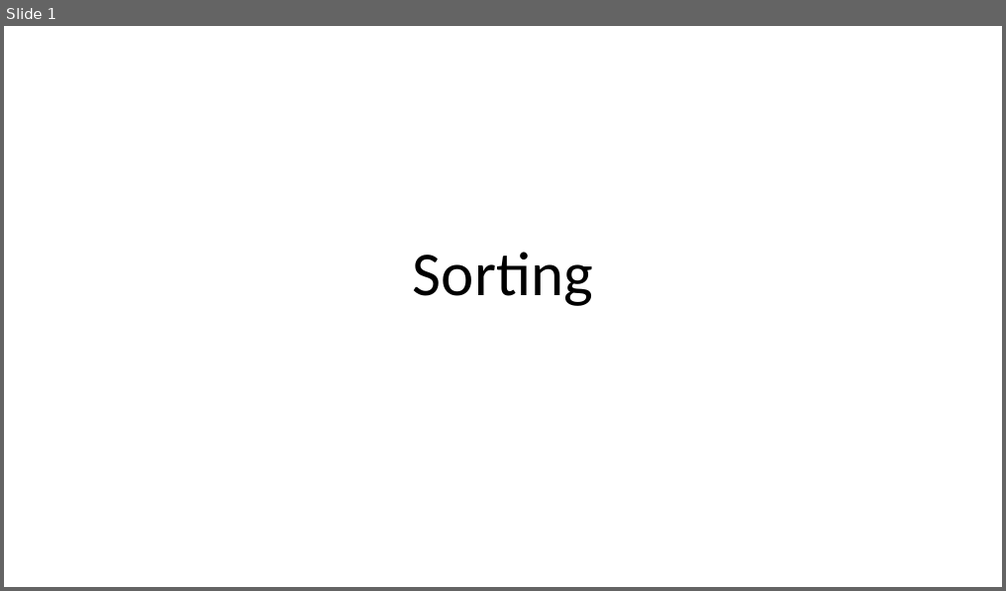
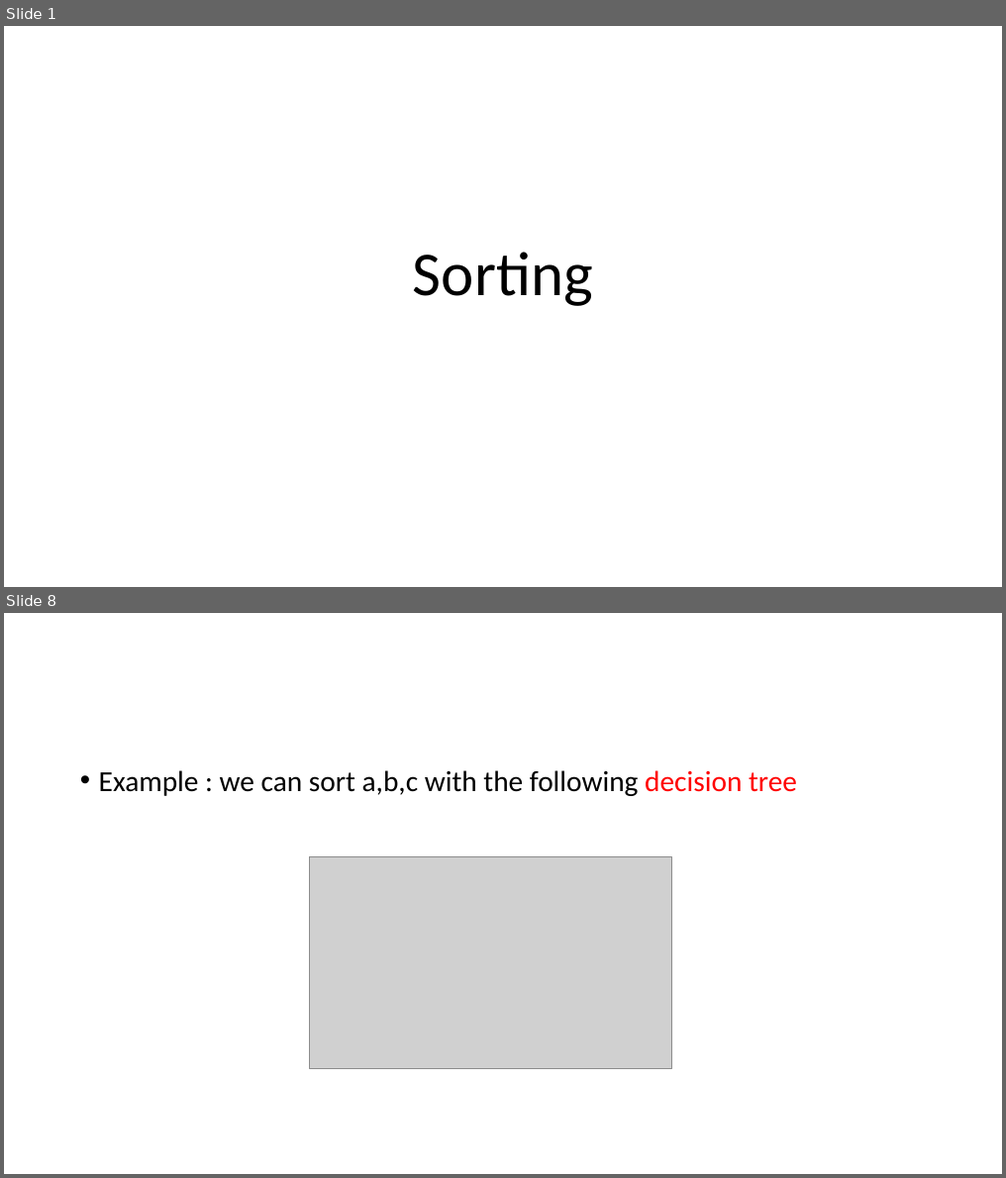
Before and after one commit to kwea123/cpp_data_algo, a slide deck: 5.pptx. Shown one above the other, each under a label of ours: slide 1 before the commit, slides 1 and 8 after it; the slides between them are not shown. The pictures are 1006x591 and 1006x1178 pixels, drawn with LibreOffice and Linux fonts; fonts in the diff are those of the drawing; grey boxes stand for pictures. Boxes give left, top, right and bottom in pixels: in the first picture for what was removed or moved away, otherwise in the second. Text is boxed around its words. In the diff, an @@ line names an element or a change of style, - is before the commit and + after.

```diff
--- a/5.pptx
+++ b/5.pptx
@@ slide 8 added at (4, 613, 1002, 1174), background #FFFFFF @@
@@ text added at (99, 770, 797, 796), 28 pt, text #000000 @@
+• Example : we can sort a,b,c with the following decision tree
@@ picture added at (310, 858, 672, 1069) @@
```
Also in this commit, not shown: 37 other slides added, 10 other files.
